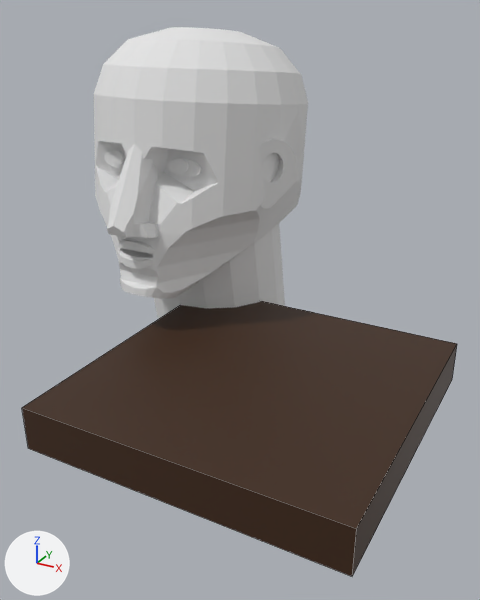
Renders of the Blender file objsrc/face.blend from each side of a commit.
Camera for both pictures: a 50 mm camera at (169.0, -304.0, 87.0) aimed at (47.0, -81.0, -24.0). Lighting does not change. The marker at lower left points along +X, +Y and +Z. Mesh edges are drawn as thin lines on the coarser meshes.

In view in the first picture: 'floor near door', 'head'.
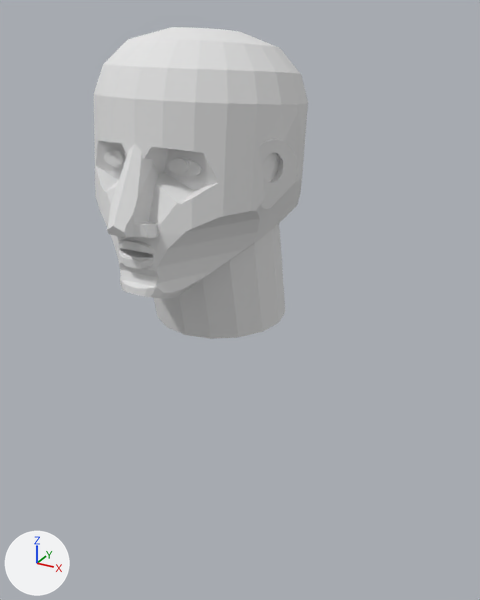
Commit message: lipsynced the 'greed' line.

What differs and where, as boxes [x1, y1, x2, y2] in the pictures (480 x 600 px):
'floor near door', hidden (brown): before [22, 301, 457, 576]

What the commit changed:
Object 'floor near door' (ob_floor_near_door) is now hidden.
